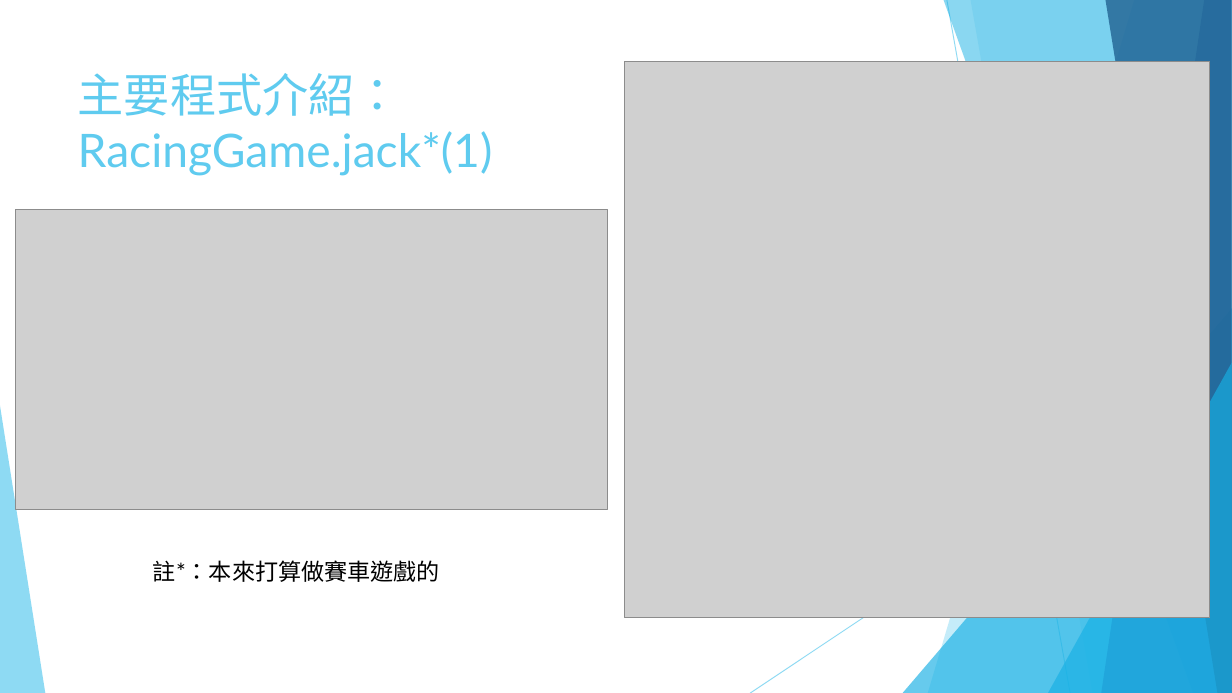
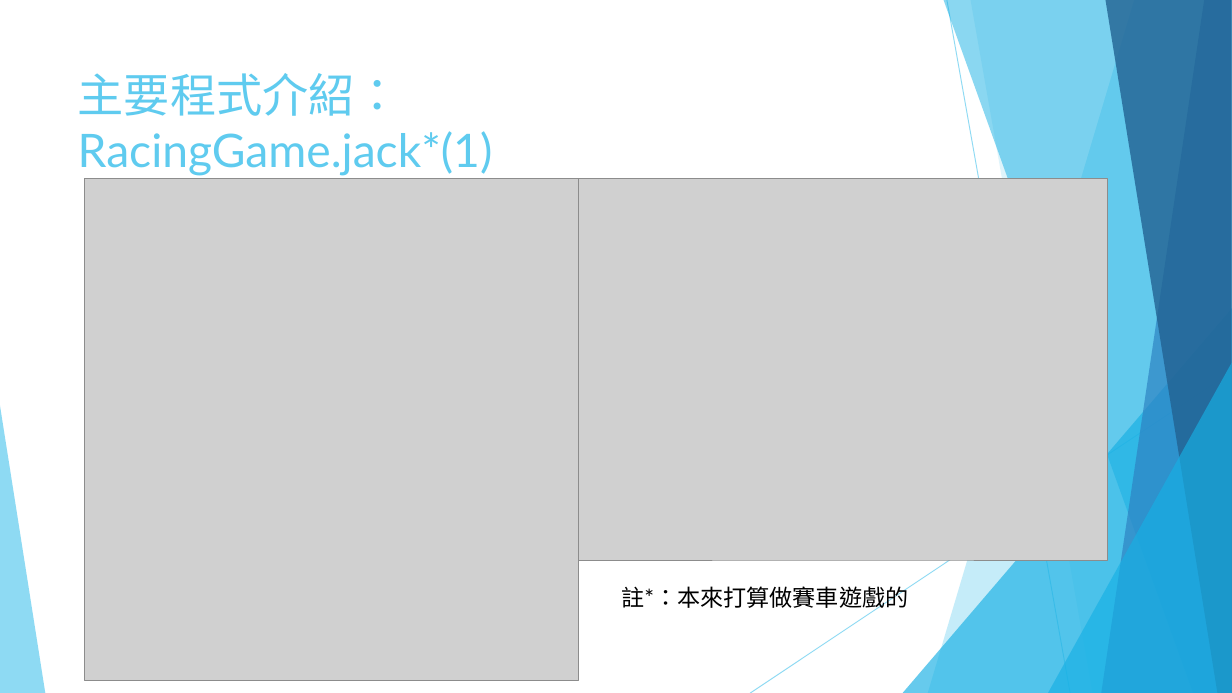
Before and after one commit to alechuang98/ComputerIntroduction, a slide deck: slide 8 of introCS_PST.pptx (slide 6 before the commit). Drawn at 1232x693 pixels with LibreOffice and Linux fonts; fonts in the diff are those of the drawing; grey boxes stand for pictures. Boxes give left, top, right and bottom in pixels: in the first picture for what was removed or moved away, otherwise in the second. Text is boxed around its words. In the diff, an @@ line names an element or a change of style, - is before the commit and + after.

```diff
--- a/introCS_PST.pptx
+++ b/introCS_PST.pptx
@@ picture: place and size @@
-picture at [16, 210, 608, 509]
+picture at [85, 178, 579, 681]
@@ picture: place and size @@
-picture at [625, 62, 1211, 618]
+picture at [579, 178, 1108, 560]
@@ text "註*：本來打算做賽車遊戲的": place and size @@
-text "註*：本來打算做賽車遊戲的" at [153, 560, 440, 582]
+text "註*：本來打算做賽車遊戲的" at [621, 586, 908, 611]
```
Also in this commit, not shown: 6 other slides changed, 3 slides added.
